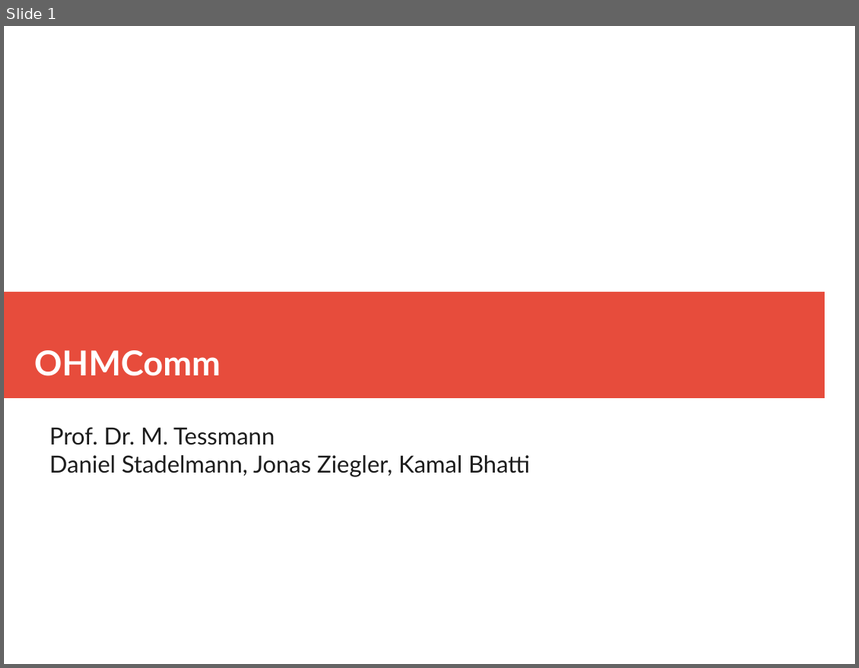
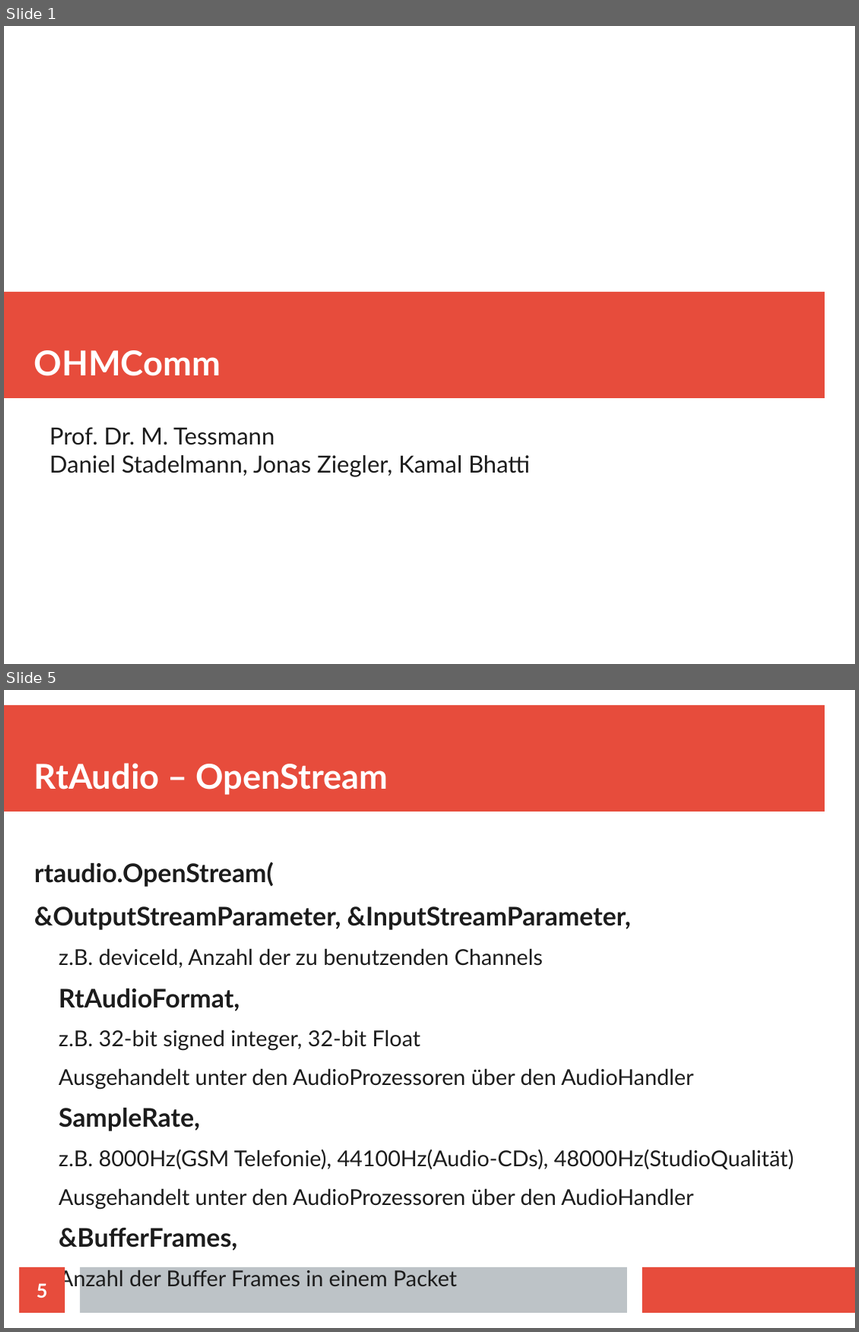
Before and after one commit to doe300/OHMComm, a slide deck: documents/OHMCommPres.odp. Shown one above the other, each under a label of ours: slide 1 before the commit, slides 1 and 5 after it; the slides between them are not shown. The pictures are 859x668 and 859x1332 pixels, drawn with LibreOffice and Linux fonts; fonts in the diff are those of the drawing. Boxes give left, top, right and bottom in pixels: in the first picture for what was removed or moved away, otherwise in the second. Text is boxed around its words. In the diff, an @@ line names an element or a change of style, - is before the commit and + after.

Commit message:
Updated Presentation
Added first version of RtAudio Presentation

```diff
--- a/documents/OHMCommPres.odp
+++ b/documents/OHMCommPres.odp
@@ slide 5 added at <box>4,690,855,1328</box>, background #FFFFFF @@
@@ rectangle added at <box>4,705,825,812</box>, fill #E74C3C @@
@@ title added at <box>34,763,389,795</box>, 32 pt, text #FFFFFF, bold @@
+RtAudio – OpenStream
@@ text added at <box>34,862,794,1291</box>, 20.4 pt, text #1C1C1C @@
+rtaudio.OpenStream(
+&OutputStreamParameter, &InputStreamParameter,
+  z.B. deviceId, Anzahl der zu benutzenden Channels
+RtAudioFormat,
+  z.B. 32-bit signed integer, 32-bit Float
+  Ausgehandelt unter den AudioProzessoren über den AudioHandler
+SampleRate,
+  z.B. 8000Hz(GSM Telefonie), 44100Hz(Audio-CDs), 48000Hz(StudioQualität)
+  Ausgehandelt unter den AudioProzessoren über den AudioHandler
+&BufferFrames,
+  Anzahl der Buffer Frames in einem Packet
@@ page number added at <box>19,1268,65,1313</box>, fill #E74C3C, 18 pt, text #FFFFFF, bold @@
+5
@@ rectangle added at <box>80,1268,627,1313</box>, fill #BDC3C7 @@
@@ rectangle added at <box>643,1268,855,1313</box>, fill #E74C3C @@
```
Also in this commit, not shown: 1 slide changed, 4 other slides added, 1 slide removed.
